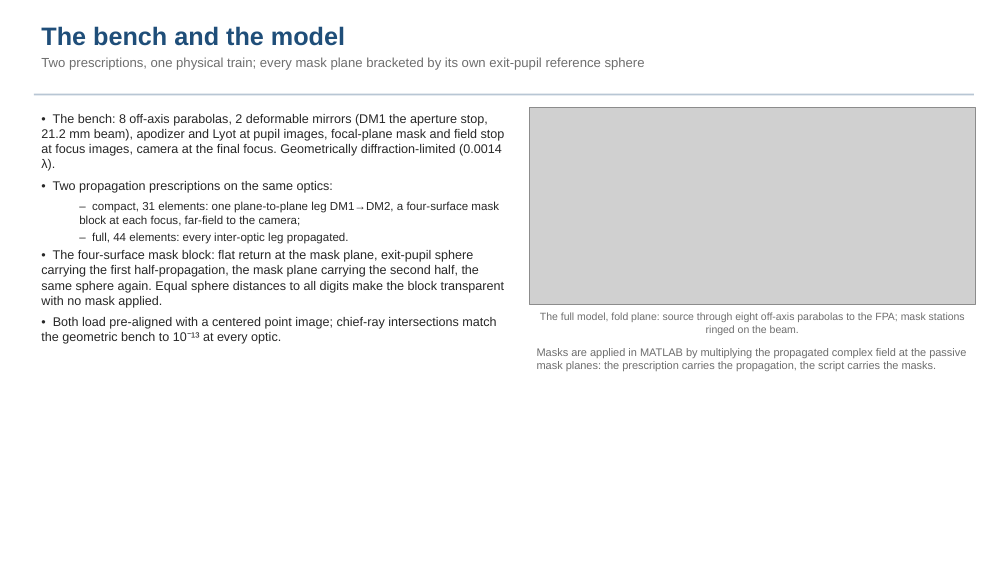
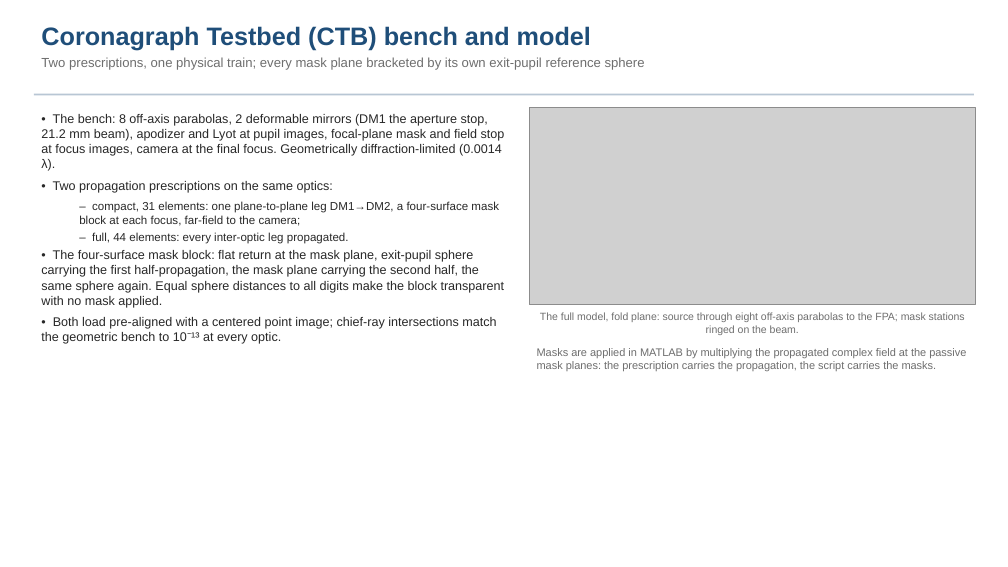
Before and after one commit to nasa-jpl/MACOS_resources, a slide deck: slide 2 of mmacos/templates/30_instruments/bench_ctb/deck_ctb.pptx. Drawn at 1008x567 pixels with LibreOffice and Linux fonts; fonts in the diff are those of the drawing; grey boxes stand for pictures. Boxes give left, top, right and bottom in pixels: in the first picture for what was removed or moved away, otherwise in the second. Text is boxed around its words. In the diff, an @@ line names an element or a change of style, - is before the commit and + after.

```diff
--- a/mmacos/templates/30_instruments/bench_ctb/deck_ctb.pptx
+++ b/mmacos/templates/30_instruments/bench_ctb/deck_ctb.pptx
@@ text at [41,26,591,51]: text changed @@
-The bench and the model
+Coronagraph Testbed (CTB) bench and model
```
Also in this commit, not shown: 4 other slides changed, 1 other file.
